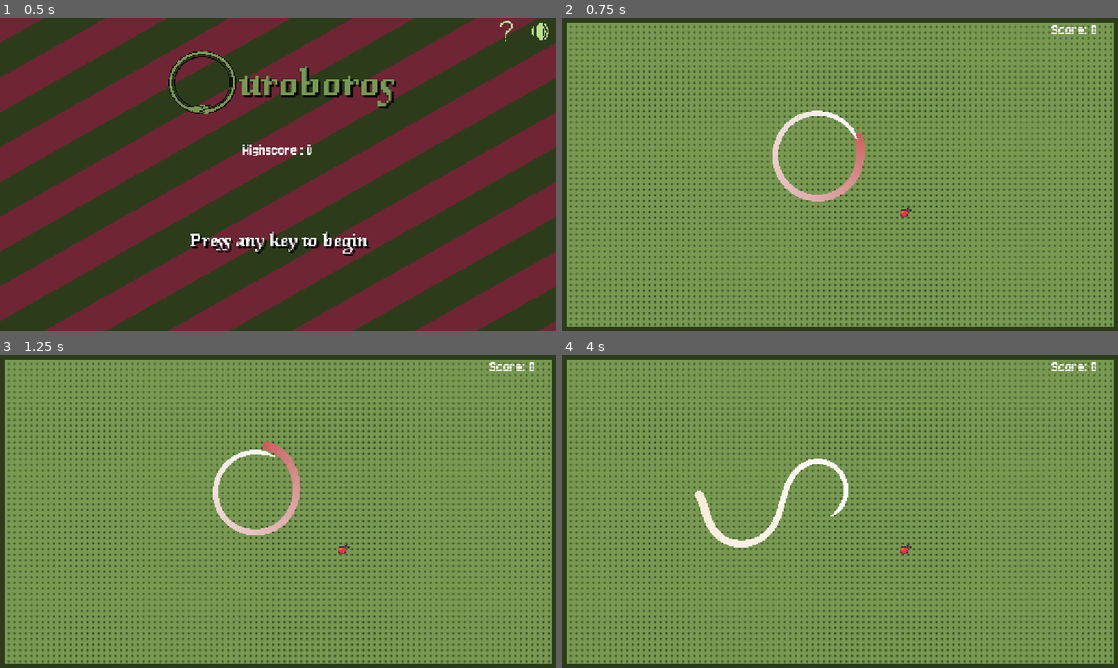
Above: before the commit, frames 1-4 (two rows, left to right).
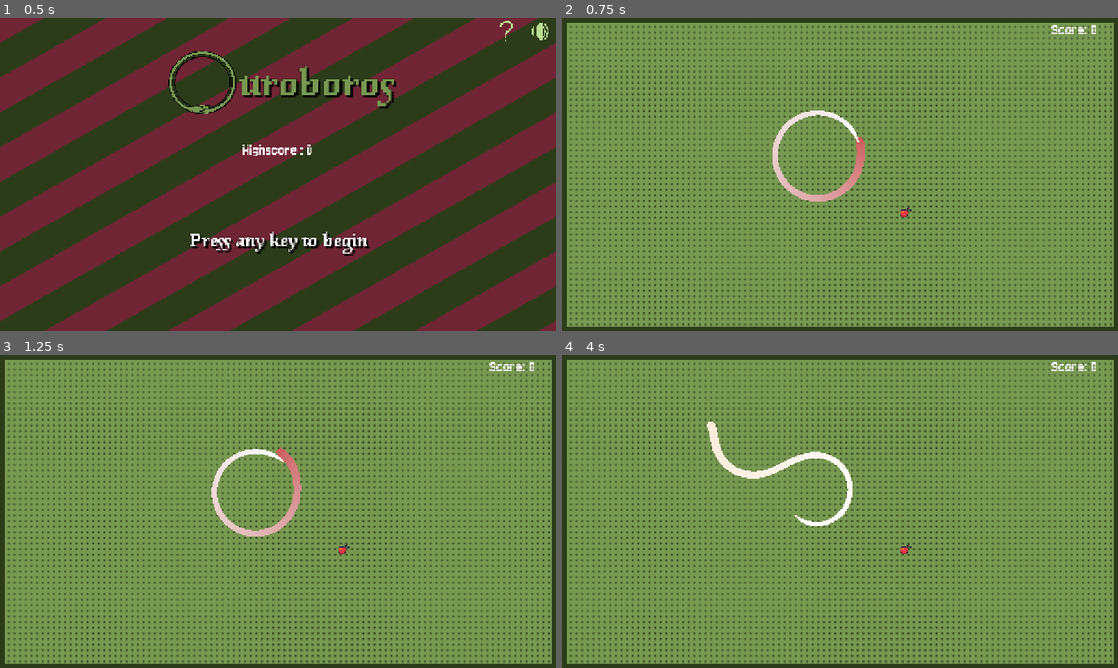
Above: after the commit, the same moments.

Repository: krishnabm/Ouroboros
Game: Godot game, scene res://scenes/main.tscn
Same seed, same stepped clock (60 frames per second), same inputs: the game is played once before the commit and once after it.
Inputs (mouse positions are in pixels of both pictures, inside the frame that each line leads up to):
- Up to frame 1 (0.5 s): no input
- Up to frame 2 (0.75 s): tap Enter (ui_accept) at 0.5 s; move the mouse to (962, 158) at 0.52 s; hold Right (ui_right) from 0.53 s (still down); click (962, 158) at 0.67 s
- Up to frame 3 (1.25 s): keep holding Right (ui_right); tap Enter (ui_accept) at 0.77 s
- Up to frame 4 (4 s): move the mouse to (701, 511) at 1.27 s; release Right (ui_right) at 1.28 s; hold Left (ui_left) 1.28-2.03 s; click (701, 511) at 1.42 s; tap Enter (ui_accept) at 1.52, 3.02, 3.77 s; move the mouse to (979, 511) at 2.02 s; hold Right (ui_right) 2.03-3.53 s; click (979, 511) at 2.17 s; move the mouse to (812, 574) at 2.77 s; click (812, 574) at 2.92 s; move the mouse to (1006, 558) at 3.52 s; hold Left (ui_left) from 3.53 s (still down)

Frame 1 is identical in both runs. In frame 2, 0.1% of the frame differs, in the area x 37-55%, y 29-59%; in frame 3, 0.4%; in frame 4, 1.9%, in the area x 23-53%, y 21-62%.

Commit message:
balancing

Diff:
--- a/project.godot
+++ b/project.godot
@@ -18,7 +18,7 @@
 boot_splash/fullsize=false
 boot_splash/image="uid://ckttnrp16prep"
 config/icon="uid://do56tu6sju0mi"
-boot_splash/minimum_display_time=1500
+boot_splash/minimum_display_time=2000
 
 [audio]
 
--- a/scenes/game.gd
+++ b/scenes/game.gd
@@ -4,7 +4,7 @@
 const ULTRA_FOOD = preload("res://scenes/ultra_food.tscn")
 var foodExists: bool = false
 var foodSpawn: Marker2D
-var hardcoreWarning := false
+var hardcoreWarning := 0
 var isHardcore: bool = false
 var scoreVal := 0
 var highScoreVal := 0
@@ -66,36 +66,37 @@
 	foodExists = false
 
 	var hardStarted = not hardcore_timer.is_stopped()
-	if !isHardcore and !hardStarted and hardcoreWarning:
+	if !isHardcore and !hardStarted and hardcoreWarning >= 5:
 		hardcore_timer.start()
-		if (warningsSeen < 3):
-			if warningsSeen == 0:
-				narrative_label.text = "Now suffer my wrath!!!"
-			elif warningsSeen == 1:
-				narrative_label.text = "Prepare to die!"
-			elif warningsSeen == 2:
-				narrative_label.text = "...."
-			warningsSeen += 1
-			GameParams.update_param("warningsSeen", warningsSeen)
-			var tween = create_tween()
-			tween.tween_property(narrative_label, "visible_ratio", 1.0, 2.0)
-			tween.tween_property(narrative_label, "visible_ratio", 1.0, 1.0)
-			tween.tween_property(narrative_label, "visible_ratio", 0.0, 1.0)
+		var dialogIndex = warningsSeen % 3
+		if dialogIndex == 0:
+			narrative_label.text = "Now suffer my wrath!!!"
+		elif dialogIndex == 1:
+			narrative_label.text = "Prepare to die!"
+		elif dialogIndex == 2:
+			narrative_label.text = "...."
+		warningsSeen += 1
+		GameParams.update_param("warningsSeen", warningsSeen)
+		var tween = create_tween()
+		tween.tween_property(narrative_label, "visible_ratio", 1.0, 2.0)
+		tween.tween_property(narrative_label, "visible_ratio", 1.0, 2.0)
+		tween.tween_property(narrative_label, "visible_ratio", 0.0, 0.01)
 
-	if !isHardcore and !hardStarted and !hardcoreWarning:
-		hardcoreWarning = true
-		if (warningsSeen < 3):
-			if warningsSeen == 0:
+	if !isHardcore and !hardStarted and hardcoreWarning < 5:
+		hardcoreWarning += 1
+		if hardcoreWarning == 1 or hardcoreWarning == 3:
+			var dialogIndex = (warningsSeen + hardcoreWarning - 1) % 3
+			if dialogIndex == 0:
 				narrative_label.text = "You dare pilfer my bounty, fool!!??"
-			elif warningsSeen == 1:
+			elif dialogIndex == 1:
 				narrative_label.text = "You're back again?"
-			elif warningsSeen == 2:
+			elif dialogIndex == 2:
 				narrative_label.text = "...this is getting tedious"
 
 			var tween = create_tween()
 			tween.tween_property(narrative_label, "visible_ratio", 1.0, 2.0)
-			tween.tween_property(narrative_label, "visible_ratio", 1.0, 1.0)
-			tween.tween_property(narrative_label, "visible_ratio", 0.0, 1.0)
+			tween.tween_property(narrative_label, "visible_ratio", 1.0, 2.0)
+			tween.tween_property(narrative_label, "visible_ratio", 0.0, 0.01)
 
 
 
@@ -124,7 +125,7 @@
 	walls.material = load("res://res/material/hardcore.tres")
 
 func _on_speed_up_timer_timeout() -> void:
-	snake.speed += 100
+	snake.speed += 50
 
 func _on_snake_died() -> void:
 	bgm["parameters/switch_to_clip"] = "Lose"
--- a/scenes/game.tscn
+++ b/scenes/game.tscn
@@ -124,7 +124,7 @@
 unique_name_in_owner = true
 segment_count = 64
 radius = 100
-speed = 200
+speed = 150
 turn_radius = 80
 
 [node name="EndLabel" type="Label" parent="."]
--- a/scenes/main.tscn
+++ b/scenes/main.tscn
@@ -95,9 +95,8 @@
 [node name="VolButton" type="TextureButton" parent="."]
 unique_name_in_owner = true
 offset_left = 1212.0
-offset_top = 1.0
 offset_right = 1280.0
-offset_bottom = 69.0
+offset_bottom = 68.0
 texture_normal = ExtResource("7_tipki")
 
 [node name="MuteButton" type="TextureButton" parent="."]
--- a/scenes/snake.gd
+++ b/scenes/snake.gd
@@ -137,8 +137,8 @@
 				gradient = eatGradient
 				if try_eat(i):
 					eat_sounds.play(0.1)
-					# Messy way of adding 3 points
-					for _x in range(5):
+					# Messy way of adding to snake's length
+					for _x in range(3):
 						add_point(tailPos)
 					ate_food.emit()
 					break
Binary file added: res/fonts/Oldtimer.ttf
Not shown, added: res/fonts/Oldtimer.ttf.import
Binary file changed: res/tutorialSlides/1.png
